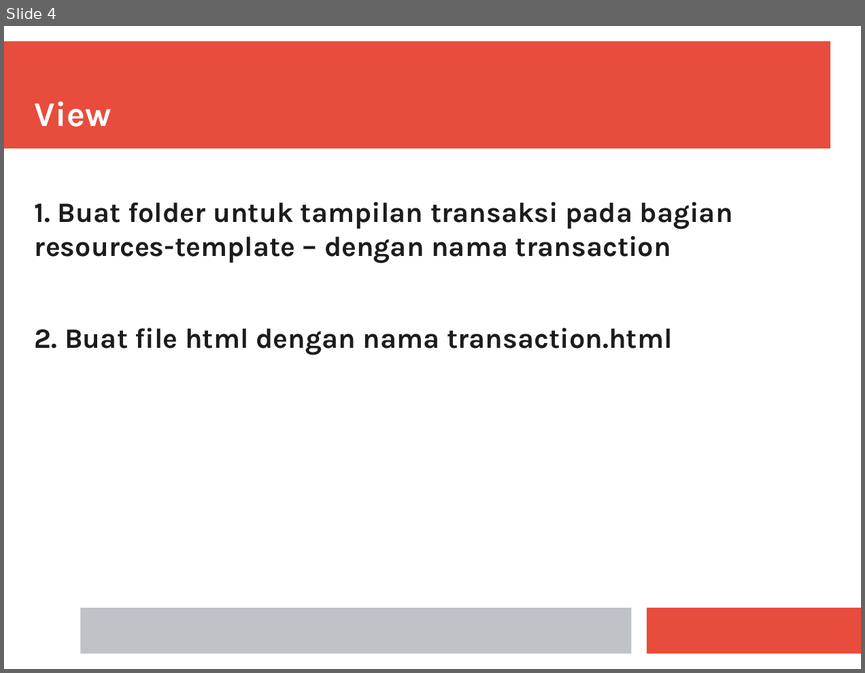
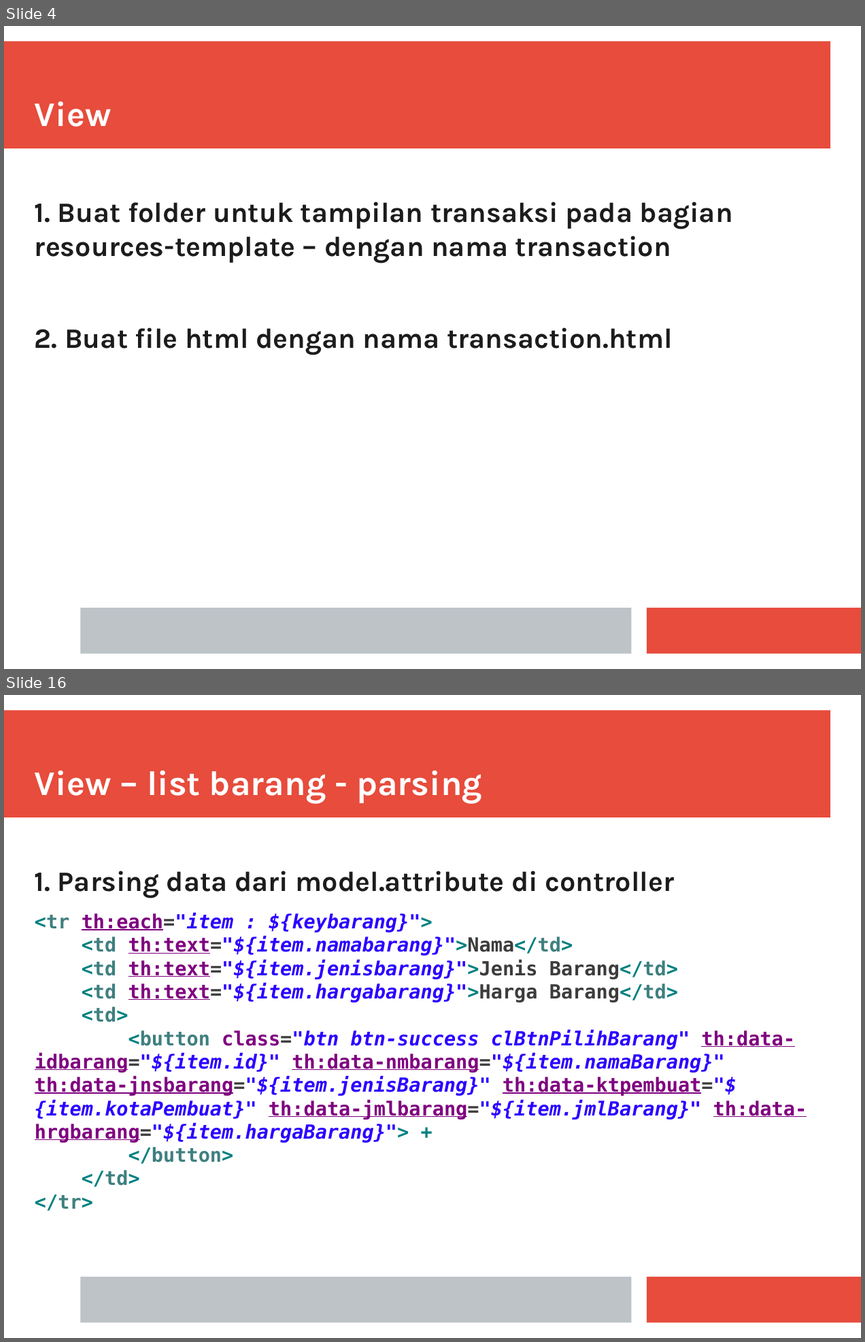
Before and after one commit to farouksyah/javatechnology198, a slide deck: docs/TransactionGuidances.pptx. Shown one above the other, each under a label of ours: slide 4 before the commit, slides 4 and 16 after it; the slides between them are not shown. The pictures are 865x673 and 865x1342 pixels, drawn with LibreOffice and Linux fonts; fonts in the diff are those of the drawing. Boxes give left, top, right and bottom in pixels: in the first picture for what was removed or moved away, otherwise in the second. Text is boxed around its words. In the diff, an @@ line names an element or a change of style, - is before the commit and + after.

```diff
--- a/docs/TransactionGuidances.pptx
+++ b/docs/TransactionGuidances.pptx
@@ slide 16 added at box(4, 695, 861, 1338), background #FFFFFF; not listed: 3 template elements that a slide beside it also shows @@
@@ text added at box(35, 770, 482, 803), 32 pt, text #FFFFFF, bold @@
+View – list barang - parsing
@@ text added at box(35, 870, 807, 1210), 18 pt, text #2A00FF, bold @@
+1. Parsing data dari model.attribute di controller
+<tr th:each="item : ${keybarang}">
+<td th:text="${item.namabarang}">Nama</td>
+<td th:text="${item.jenisbarang}">Jenis Barang</td>
+<td th:text="${item.hargabarang}">Harga Barang</td>
+<td>
+<button class="btn btn-success clBtnPilihBarang" th:data-idbarang="${item.id}" th:data-nmbarang="${item.namaBarang}" th:data-jnsbarang="${item.jenisBarang}" th:data-ktpembuat="${item.kotaPembuat}" th:data-jmlbarang="${item.jmlBarang}" th:data-hrgbarang="${item.hargaBarang}"> +
+</button>
+</td>
+</tr>
```
Also in this commit, not shown: 1 slide changed, 10 other slides added, 4 slides removed, 1 other file.
